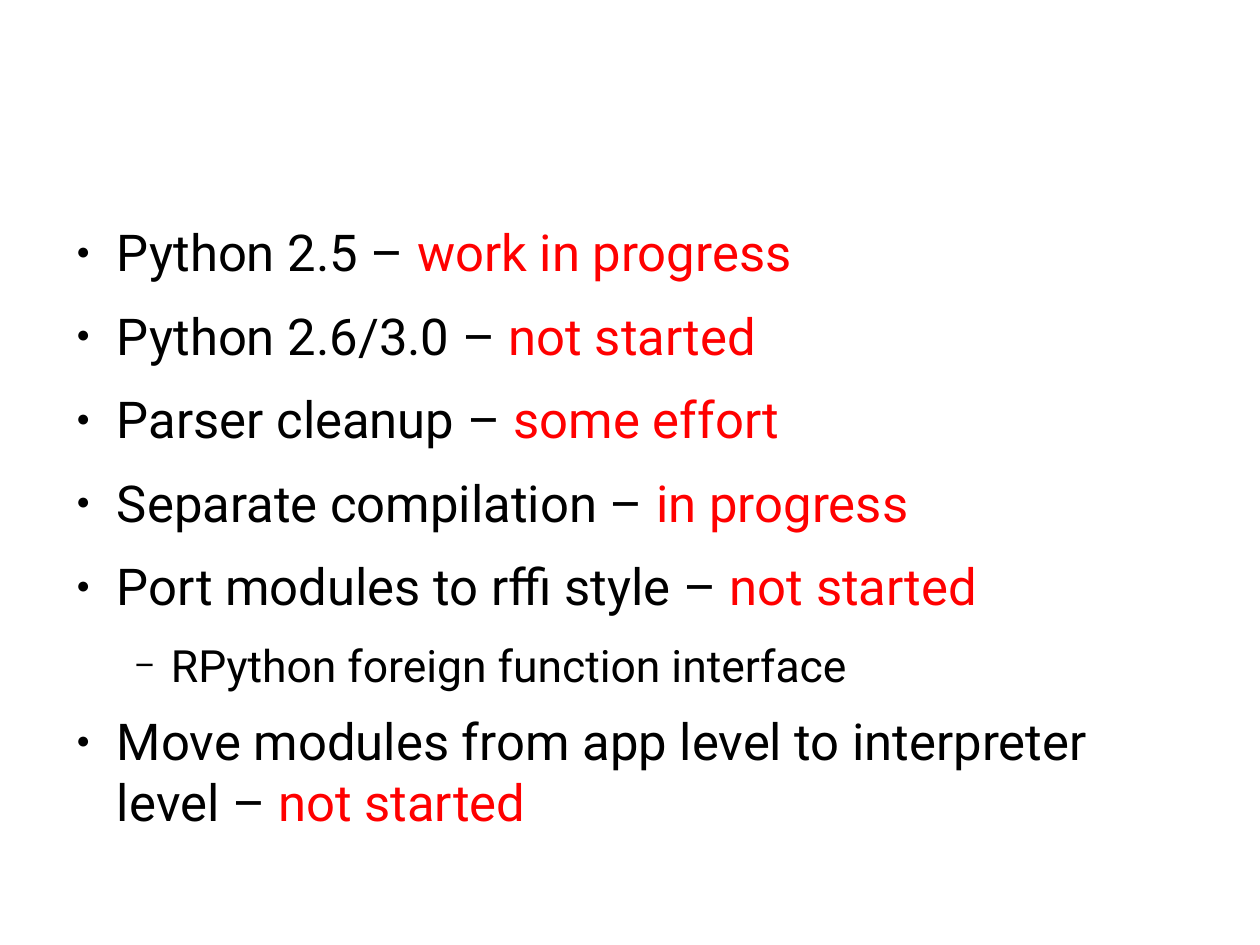
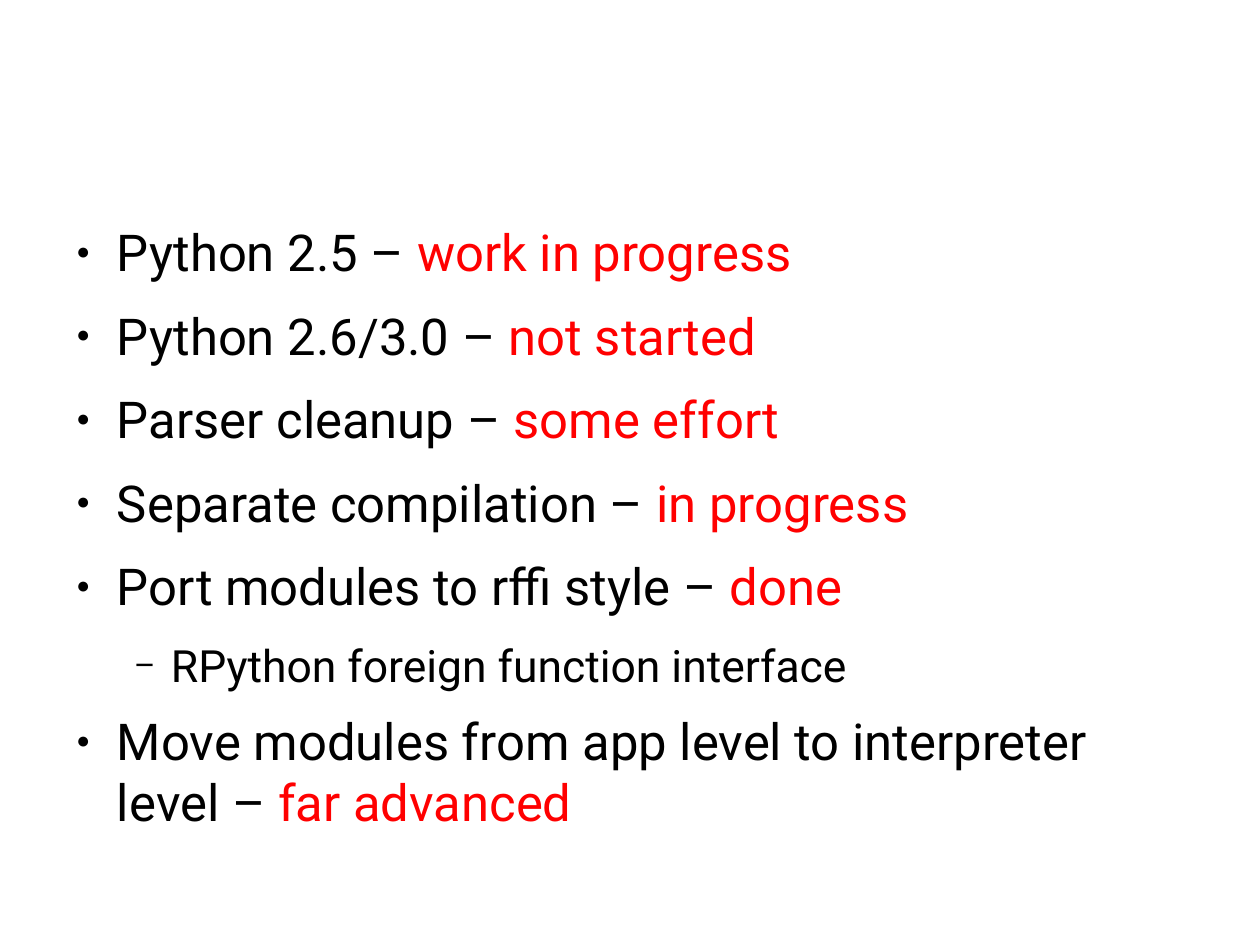
Before and after one commit to wdv4758h/pypy-extradoc, a slide deck: slide 22 of talk/ep2008/Pypy_for_the_rest_of_us.odp. Drawn at 1260x945 pixels with LibreOffice and Linux fonts; fonts in the diff are those of the drawing. Boxes give left, top, right and bottom in pixels: in the first picture for what was removed or moved away, otherwise in the second. Text is boxed around its words. In the diff, an @@ line names an element or a change of style, - is before the commit and + after.

```diff
--- a/talk/ep2008/Pypy_for_the_rest_of_us.odp
+++ b/talk/ep2008/Pypy_for_the_rest_of_us.odp
@@ text at [117, 566, 843, 616]: text changed @@
-● Port modules to rffi style – not started
+● Port modules to rffi style – done
@@ text at [117, 721, 1087, 822]: text changed @@
-● Move modules from app level to interpreter level – not started
+● Move modules from app level to interpreter level – far advanced
```
Also in this commit, not shown: 4 other slides changed.
